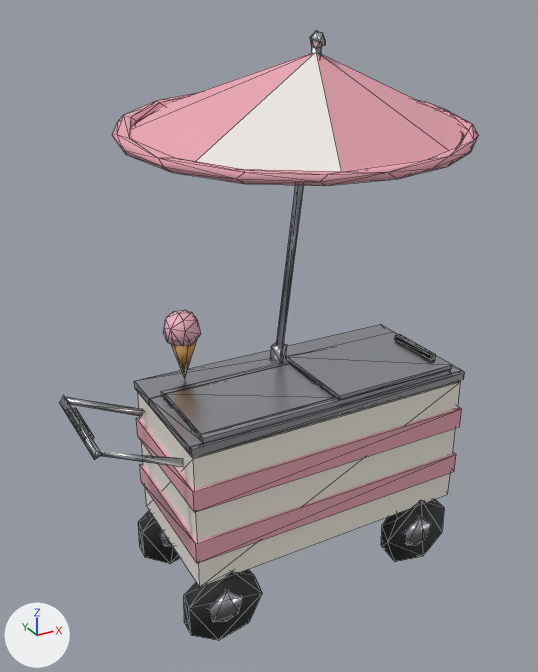
The glTF model web/public/assets/models/stalls/iceCreamCart.far.glb as it was, and as the next commit left it.
Before and after are seen from a camera (50 mm lens) standing at (-1.36, -2.46, 2.42) and looking at (0.0, 0.02, 1.19). Arrows for +X, +Y and +Z are at lower left; the lights stay in place. The picture after the commit comes second. Mesh edges are drawn as thin lines. Vertices at exactly the same position are counted once.

The older version as bpy lines, for what is in view:
```python
ob_icecreamcart_far = bpy.data.objects.new('iceCreamCart_far', me_icecreamcart_far)
ob_icecreamcart_far.location = (0.0, 0.0, 0.0)
```
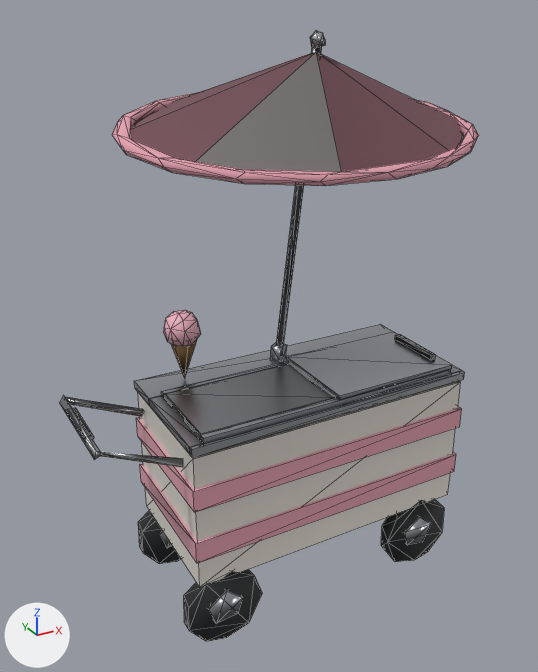
What differs and where, as boxes (x1, y1, x2, y2) in the pictures (538 x 672 px; the box of a moved part takes in the faces that stretch with it):
'iceCreamCart_far', recoloured, reshaped (darker)
    before: (59, 30, 479, 641)
    after: (59, 30, 479, 642)
part 1 of me_icecreamcart_far, moved or reshaped
    before: (138, 500, 442, 641)
    after: (138, 500, 442, 642)

The change, as a list of edits to the scene's bpy script:
```text
Change mat_cart:
    where n0 = _N.new('ShaderNodeBsdfPrincipled'); n0.name = 'Principled BSDF'
    remove n0.inputs[0].default_value = (0.905, 0.863, 0.791, 1.0)  # 'Base Color', white #f4efe6
    add n2 = _N.new('ShaderNodeMix'); n2.name = 'Mix'
    add n2.data_type = 'RGBA'
    add n2.blend_type = 'MULTIPLY'
    add n2.inputs[0].default_value = 1.0  # 'Factor'
    add n2.inputs[7].default_value = (0.905, 0.863, 0.791, 1.0)  # 'B', white #f4efe6
    add n3 = _N.new('ShaderNodeVertexColor'); n3.name = 'Color Attribute'
    add _L.new(n2.outputs[2], n0.inputs[0])  # 'Result' to 'Base Color'
    add _L.new(n3.outputs[0], n2.inputs[6])  # 'Color' to 'A'
Change mat_stripe:
    where n0 = _N.new('ShaderNodeBsdfPrincipled'); n0.name = 'Principled BSDF'
    remove n0.inputs[0].default_value = (0.815, 0.381, 0.456, 1.0)  # 'Base Color', pink #e9a6b4
    add n2 = _N.new('ShaderNodeMix'); n2.name = 'Mix'
    add n2.data_type = 'RGBA'
    add n2.blend_type = 'MULTIPLY'
    add n2.inputs[0].default_value = 1.0  # 'Factor'
    add n2.inputs[7].default_value = (0.815, 0.381, 0.456, 1.0)  # 'B', pink #e9a6b4
    add n3 = _N.new('ShaderNodeVertexColor'); n3.name = 'Color Attribute'
    add _L.new(n2.outputs[2], n0.inputs[0])  # 'Result' to 'Base Color'
    add _L.new(n3.outputs[0], n2.inputs[6])  # 'Color' to 'A'
Change mat_steel:
    where n0 = _N.new('ShaderNodeBsdfPrincipled'); n0.name = 'Principled BSDF'
    remove n0.inputs[0].default_value = (0.546, 0.571, 0.597, 1.0)  # 'Base Color', light grey #c3c7cb
    add n2 = _N.new('ShaderNodeMix'); n2.name = 'Mix'
    add n2.data_type = 'RGBA'
    add n2.blend_type = 'MULTIPLY'
    add n2.inputs[0].default_value = 1.0  # 'Factor'
    add n2.inputs[7].default_value = (0.546, 0.571, 0.597, 1.0)  # 'B', light grey #c3c7cb
    add n3 = _N.new('ShaderNodeVertexColor'); n3.name = 'Color Attribute'
    add _L.new(n2.outputs[2], n0.inputs[0])  # 'Result' to 'Base Color'
    add _L.new(n3.outputs[0], n2.inputs[6])  # 'Color' to 'A'
Change mat_tyre:
    where n0 = _N.new('ShaderNodeBsdfPrincipled'); n0.name = 'Principled BSDF'
    remove n0.inputs[0].default_value = (0.0194, 0.0212, 0.0232, 1.0)  # 'Base Color', black #26282a
    add n2 = _N.new('ShaderNodeMix'); n2.name = 'Mix'
    add n2.data_type = 'RGBA'
    add n2.blend_type = 'MULTIPLY'
    add n2.inputs[0].default_value = 1.0  # 'Factor'
    add n2.inputs[7].default_value = (0.0194, 0.0212, 0.0232, 1.0)  # 'B', black #26282a
    add n3 = _N.new('ShaderNodeVertexColor'); n3.name = 'Color Attribute'
    add _L.new(n2.outputs[2], n0.inputs[0])  # 'Result' to 'Base Color'
    add _L.new(n3.outputs[0], n2.inputs[6])  # 'Color' to 'A'
Change mat_cream_pink:
    where n0 = _N.new('ShaderNodeBsdfPrincipled'); n0.name = 'Principled BSDF'
    remove n0.inputs[0].default_value = (0.896, 0.468, 0.552, 1.0)  # 'Base Color', pink #f3b6c4
    add n2 = _N.new('ShaderNodeMix'); n2.name = 'Mix'
    add n2.data_type = 'RGBA'
    add n2.blend_type = 'MULTIPLY'
    add n2.inputs[0].default_value = 1.0  # 'Factor'
    add n2.inputs[7].default_value = (0.896, 0.468, 0.552, 1.0)  # 'B', pink #f3b6c4
    add n3 = _N.new('ShaderNodeVertexColor'); n3.name = 'Color Attribute'
    add _L.new(n2.outputs[2], n0.inputs[0])  # 'Result' to 'Base Color'
    add _L.new(n3.outputs[0], n2.inputs[6])  # 'Color' to 'A'
Change mat_wafer:
    where n0 = _N.new('ShaderNodeBsdfPrincipled'); n0.name = 'Principled BSDF'
    remove n0.inputs[0].default_value = (0.694, 0.366, 0.114, 1.0)  # 'Base Color', orange #d9a35f
    add n2 = _N.new('ShaderNodeMix'); n2.name = 'Mix'
    add n2.data_type = 'RGBA'
    add n2.blend_type = 'MULTIPLY'
    add n2.inputs[0].default_value = 1.0  # 'Factor'
    add n2.inputs[7].default_value = (0.694, 0.366, 0.114, 1.0)  # 'B', orange #d9a35f
    add n3 = _N.new('ShaderNodeVertexColor'); n3.name = 'Color Attribute'
    add _L.new(n2.outputs[2], n0.inputs[0])  # 'Result' to 'Base Color'
    add _L.new(n3.outputs[0], n2.inputs[6])  # 'Color' to 'A'
Change mat_parasol:
    where n0 = _N.new('ShaderNodeBsdfPrincipled'); n0.name = 'Principled BSDF'
    remove n0.inputs[0].default_value = (0.815, 0.381, 0.456, 1.0)  # 'Base Color', pink #e9a6b4
    add n2 = _N.new('ShaderNodeMix'); n2.name = 'Mix'
    add n2.data_type = 'RGBA'
    add n2.blend_type = 'MULTIPLY'
    add n2.inputs[0].default_value = 1.0  # 'Factor'
    add n2.inputs[7].default_value = (0.815, 0.381, 0.456, 1.0)  # 'B', pink #e9a6b4
    add n3 = _N.new('ShaderNodeVertexColor'); n3.name = 'Color Attribute'
    add _L.new(n2.outputs[2], n0.inputs[0])  # 'Result' to 'Base Color'
    add _L.new(n3.outputs[0], n2.inputs[6])  # 'Color' to 'A'
Change mat_parasol_white:
    where n0 = _N.new('ShaderNodeBsdfPrincipled'); n0.name = 'Principled BSDF'
    remove n0.inputs[0].default_value = (0.922, 0.896, 0.855, 1.0)  # 'Base Color', white #f6f3ee
    add n2 = _N.new('ShaderNodeMix'); n2.name = 'Mix'
    add n2.data_type = 'RGBA'
    add n2.blend_type = 'MULTIPLY'
    add n2.inputs[0].default_value = 1.0  # 'Factor'
    add n2.inputs[7].default_value = (0.922, 0.896, 0.855, 1.0)  # 'B', white #f6f3ee
    add n3 = _N.new('ShaderNodeVertexColor'); n3.name = 'Color Attribute'
    add _L.new(n2.outputs[2], n0.inputs[0])  # 'Result' to 'Base Color'
    add _L.new(n3.outputs[0], n2.inputs[6])  # 'Color' to 'A'
Change me_icecreamcart_far:
    where me_icecreamcart_far.from_pydata(...)  # 558 vertices, 944 faces; spans x -0.84..0.89, y -0.49..0.48, z 0.0..2.35
    me_icecreamcart_far part 1
    22 vertices are removed from x -0.54..0.78, y -0.31..0.31, z 0.0..0.21
    94 faces are deleted
    4 vertices move from x -0.34..-0.24, y -0.24..0.3, z 0.0..0.06 to x -0.38..-0.26, y -0.24..0.3, z 0.0..0.04
    22 vertices are added at x -0.54..0.78, y -0.31..0.31, z 0.0..0.18
    32 new faces join them, mat_steel
    62 new faces join them, mat_tyre
```
